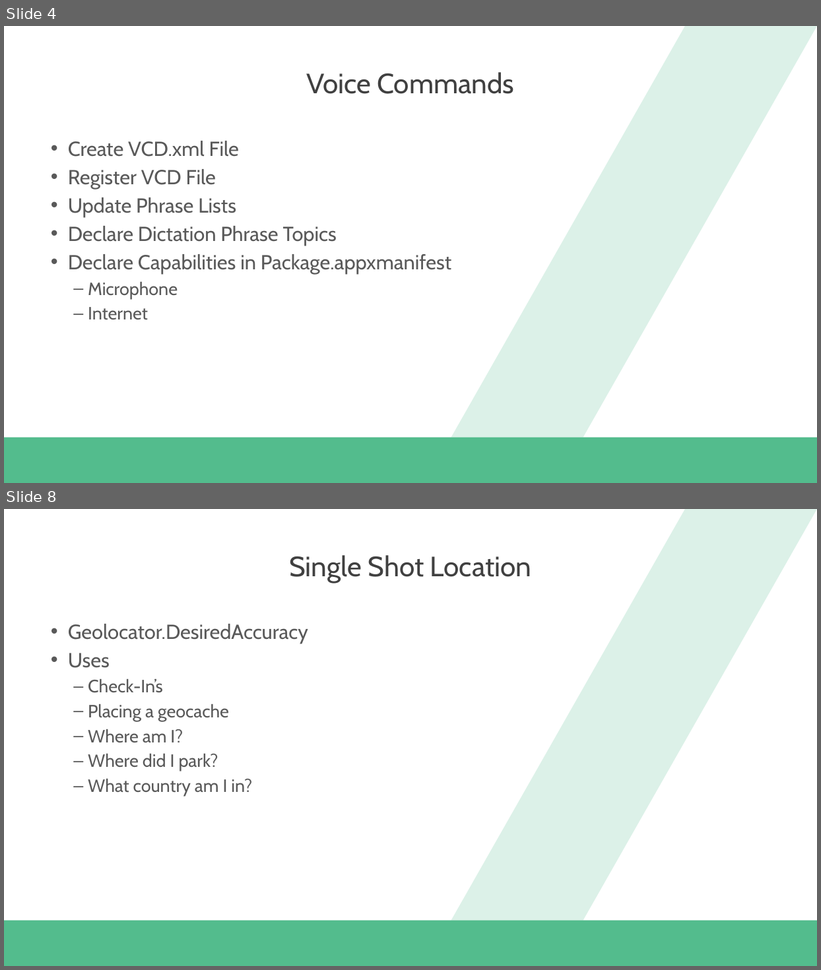
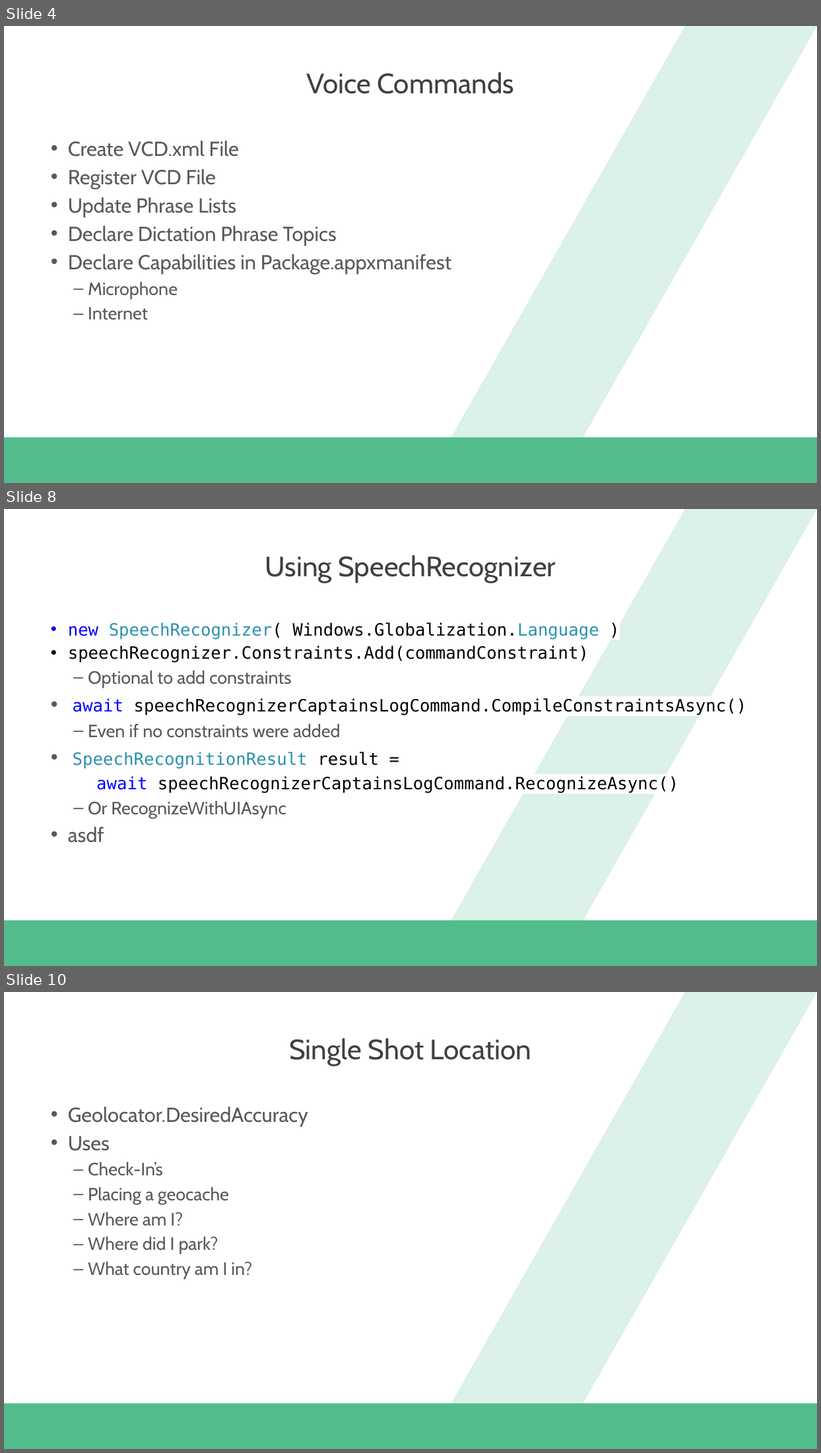
Before and after one commit to dannydwarren/Cortana-Location-UWP, a slide deck: Hey Cortana, Where Am I.pptx. Shown one above the other, each under a label of ours: slides 4 and 8 before the commit, slides 4, 8 and 10 after it; the slides between them are not shown. The pictures are 821x970 and 821x1453 pixels, drawn with LibreOffice and Linux fonts; fonts in the diff are those of the drawing; background and template pictures are left out. Boxes give left, top, right and bottom in pixels: in the first picture for what was removed or moved away, otherwise in the second. Text is boxed around its words. In the diff, an @@ line names an element or a change of style, - is before the commit and + after.

Commit message:
-Captains Log Demo now prompts for voice interation -Captains Log Demo now accepts "Captains Log" then provides a UI to provide a new log entry. -Updated slide deck

```diff
--- a/Hey Cortana, Where Am I.pptx
+++ b/Hey Cortana, Where Am I.pptx
@@ slide 8 added at bbox=[4, 509, 817, 966], background #FFFFFF; not listed: 2 template elements that a slide beside it also shows @@
@@ title added at bbox=[265, 555, 556, 583], 33 pt, text #404040 @@
+Using SpeechRecognizer
@@ text added at bbox=[68, 623, 747, 843], 20 pt, text #000000 @@
+• new SpeechRecognizer( Windows.Globalization.Language )
+• speechRecognizer.Constraints.Add(commandConstraint)
+  – Optional to add constraints
+• await speechRecognizerCaptainsLogCommand.CompileConstraintsAsync()
+  – Even if no constraints were added
+• SpeechRecognitionResult result =
+await speechRecognizerCaptainsLogCommand.RecognizeAsync()
+  – Or RecognizeWithUIAsync
+• asdf
@@ what was slide 8 is now slide 10 @@
```
Also in this commit, not shown: 3 slides changed, 1 other slide added, 2 other files.
